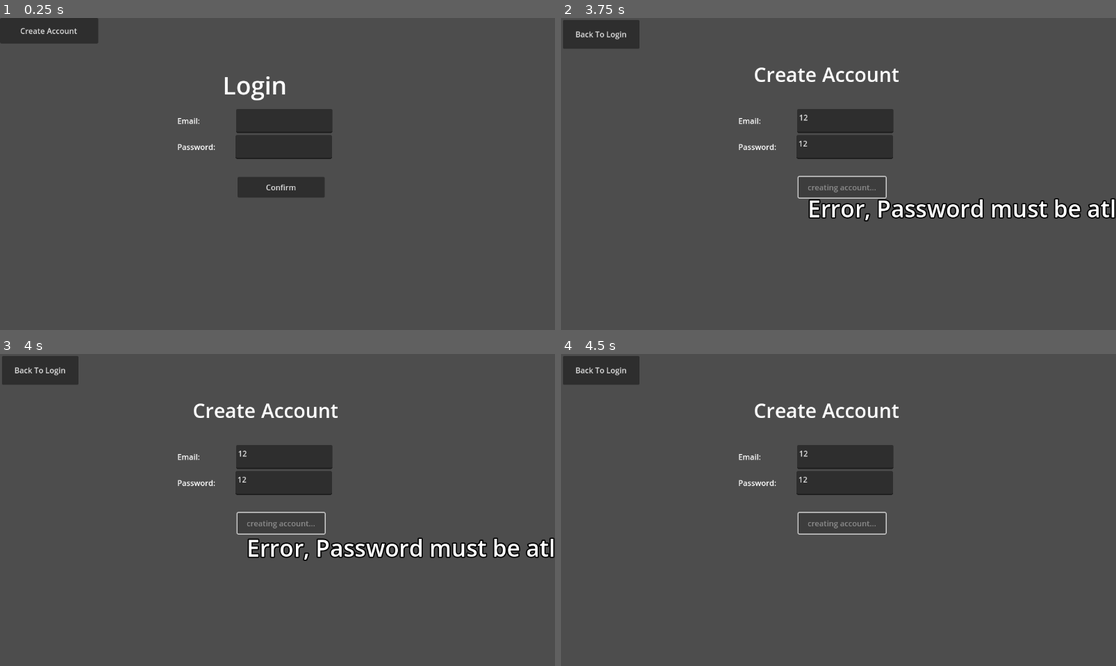
Above: before the commit, frames 1-4 (two rows, left to right).
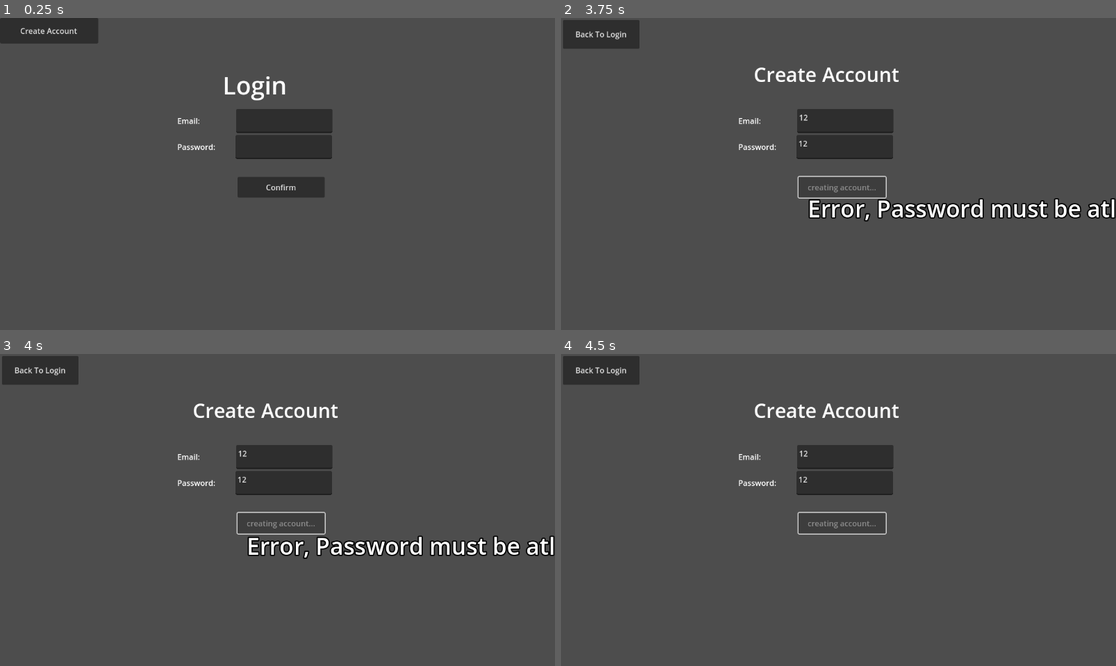
Above: after the commit, the same moments.

Repository: JuneauPlayz/idlemultiplayerexperiment
Game: Godot game, scene res://main scenes/game.tscn
The game is run twice, just before and just after one commit, with the same random seed, the same clock (stepped at 60 frames per second) and the same inputs.
Inputs (mouse positions are in pixels of both pictures, inside the frame that each line leads up to):
- Up to frame 1 (0.25 s): no input
- Up to frame 2 (3.75 s): click (844, 120) at 0.52 s; type "12" at 0.6 s; click (844, 145) at 0.75 s; type "12" at 0.83 s; click "Confirm" at 1.25 s; click "Create Account" at 2 s; click (844, 120) at 2.77 s; type "12" at 2.85 s; click (844, 145) at 3 s; type "12" at 3.08 s; click "Confirm" at 3.5 s
- Up to frame 3 (4 s): no input
- Up to frame 4 (4.5 s): no input

Frames 1-2 are identical in both runs. In frame 3, 1.6% of the frame differs, in the area x 44-100%, y 58-67%; in frame 4, nothing differs.
Error in both runs: Invalid operands 'String' and 'int' in operator '+'. (res://addons/LootLockerSDK/Game/Internals/LootLockerInternal_HTTPClient.gd:77)

Commit message:
version checker

Diff:
--- /dev/null
+++ b/main scenes/VersionChecker.gd
@@ -0,0 +1,46 @@
+extends Node
+
+const VERSION_URL = "https://raw.githubusercontent.com/JuneauPlayz/idlemultiplayerexperiment/main/version.txt"
+const CURRENT_VERSION = "1.0.1"
+
+func check_version():
+	var http = HTTPRequest.new()
+	add_child(http)
+
+	# Required for GitHub raw content
+	var headers = [
+		"Accept: text/plain",
+		"User-Agent: GodotEngine"  # GitHub requires user-agent
+	]
+
+	var error = http.request(VERSION_URL, headers)
+	if error != OK:
+		return {"status": "error", "message": "Request failed"}
+
+	var result = await http.request_completed
+	http.queue_free()
+
+	if result[1] != 200:
+		return {"status": "error", "code": result[1]}
+
+	var remote_version = result[3].get_string_from_utf8().strip_edges()
+
+	if _is_version_newer(remote_version, CURRENT_VERSION):
+		return {
+			"status": "update",
+			"current": CURRENT_VERSION,
+			"available": remote_version
+		}
+	else:
+		return {"status": "current"}
+
+func _is_version_newer(remote: String, local: String) -> bool:
+	var remote_parts = remote.split(".")
+	var local_parts = local.split(".")
+
+	for i in 3:  # Major.Minor.Patch
+		var r = remote_parts[i].to_int() if i < remote_parts.size() else 0
+		var l = local_parts[i].to_int() if i < local_parts.size() else 0
+		if r > l: return true
+		if r < l: return false
+	return false
--- a/main scenes/game.tscn
+++ b/main scenes/game.tscn
@@ -1,6 +1,10 @@
-[gd_scene load_steps=2 format=3 uid="uid://lk70ffh77h5c"]
+[gd_scene load_steps=3 format=3 uid="uid://lk70ffh77h5c"]
 
 [ext_resource type="Script" uid="uid://nc0uogbci16j" path="res://scripts/game.gd" id="1_vrht4"]
+[ext_resource type="Script" uid="uid://bi7c51dwjq7ha" path="res://main scenes/VersionChecker.gd" id="2_mfkfr"]
 
 [node name="Game" type="Node2D" groups=["game"]]
 script = ExtResource("1_vrht4")
+
+[node name="VersionChecker" type="Node" parent="."]
+script = ExtResource("2_mfkfr")
Not shown, added: main scenes/VersionChecker.gd.uid
Not shown, added: version.txt.txt
